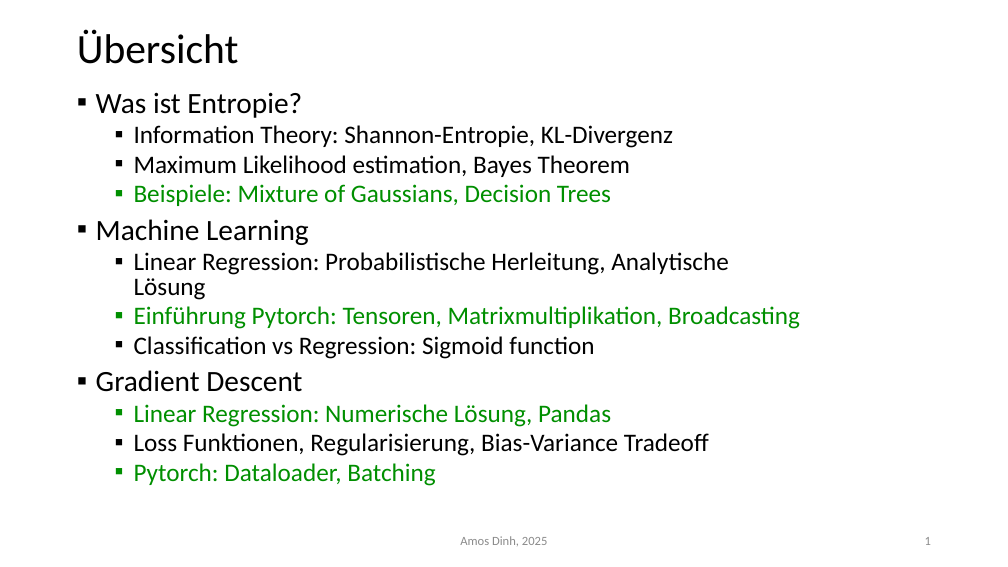
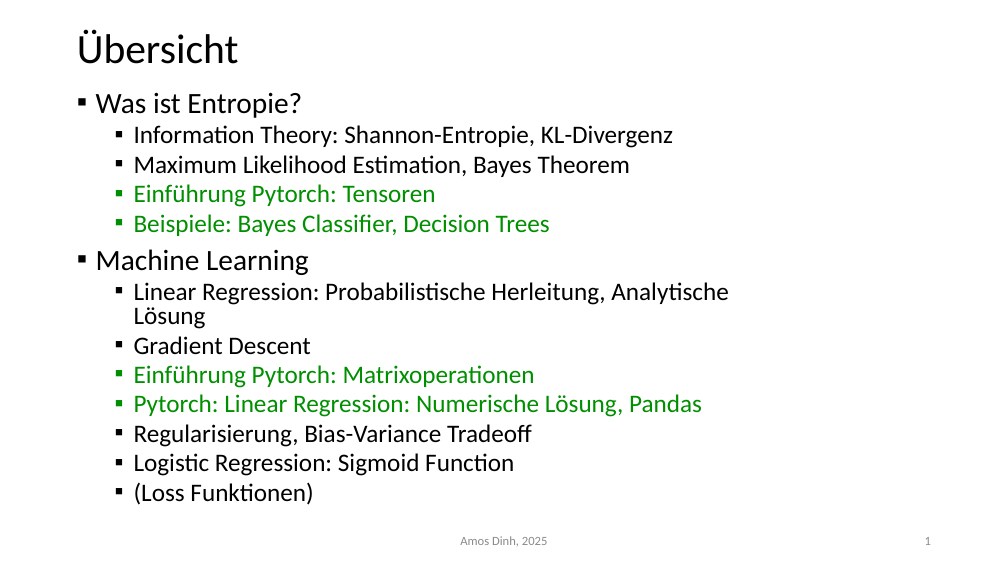
Before and after one commit to AmosDinh/MachineLearningCourse, a slide deck: slide 2 of Machine Learning.pptx. Drawn at 1008x567 pixels with LibreOffice and Linux fonts; fonts in the diff are those of the drawing. Boxes give left, top, right and bottom in pixels: in the first picture for what was removed or moved away, otherwise in the second. Text is boxed around its words. In the diff, an @@ line names an element or a change of style, - is before the commit and + after.

```diff
--- a/Machine Learning.pptx
+++ b/Machine Learning.pptx
@@ text at bbox=[134, 155, 630, 236]: text changed @@
-  ▪ Maximum Likelihood estimation, Bayes Theorem
-  ▪ Beispiele: Mixture of Gaussians, Decision Trees
+  ▪ Maximum Likelihood Estimation, Bayes Theorem
+  ▪ Einführung Pytorch: Tensoren
+  ▪ Beispiele: Bayes Classifier, Decision Trees
@@ text at bbox=[134, 306, 800, 359]: paragraphs removed @@
-  ▪ Einführung Pytorch: Tensoren, Matrixmultiplikation, Broadcasting
-  ▪ Classification vs Regression: Sigmoid function
@@ text at bbox=[134, 336, 310, 354]: size 28 to 24 pt in "Gradient Descent"; list level 1 to 2 in "Gradient Descent" @@
@@ text at bbox=[134, 365, 702, 505]: text changed; text colour #008F00 to #000000 @@
-  ▪ Linear Regression: Numerische Lösung, Pandas
-  ▪ Loss Funktionen, Regularisierung, Bias-Variance Tradeoff
-  ▪ Pytorch: Dataloader, Batching
+  ▪ Einführung Pytorch: Matrixoperationen
+  ▪ Pytorch: Linear Regression: Numerische Lösung, Pandas
+  ▪ Regularisierung, Bias-Variance Tradeoff
+  ▪ Logistic Regression: Sigmoid Function
+  ▪ (Loss Funktionen)
```
Also in this commit, not shown: 8 other files.
